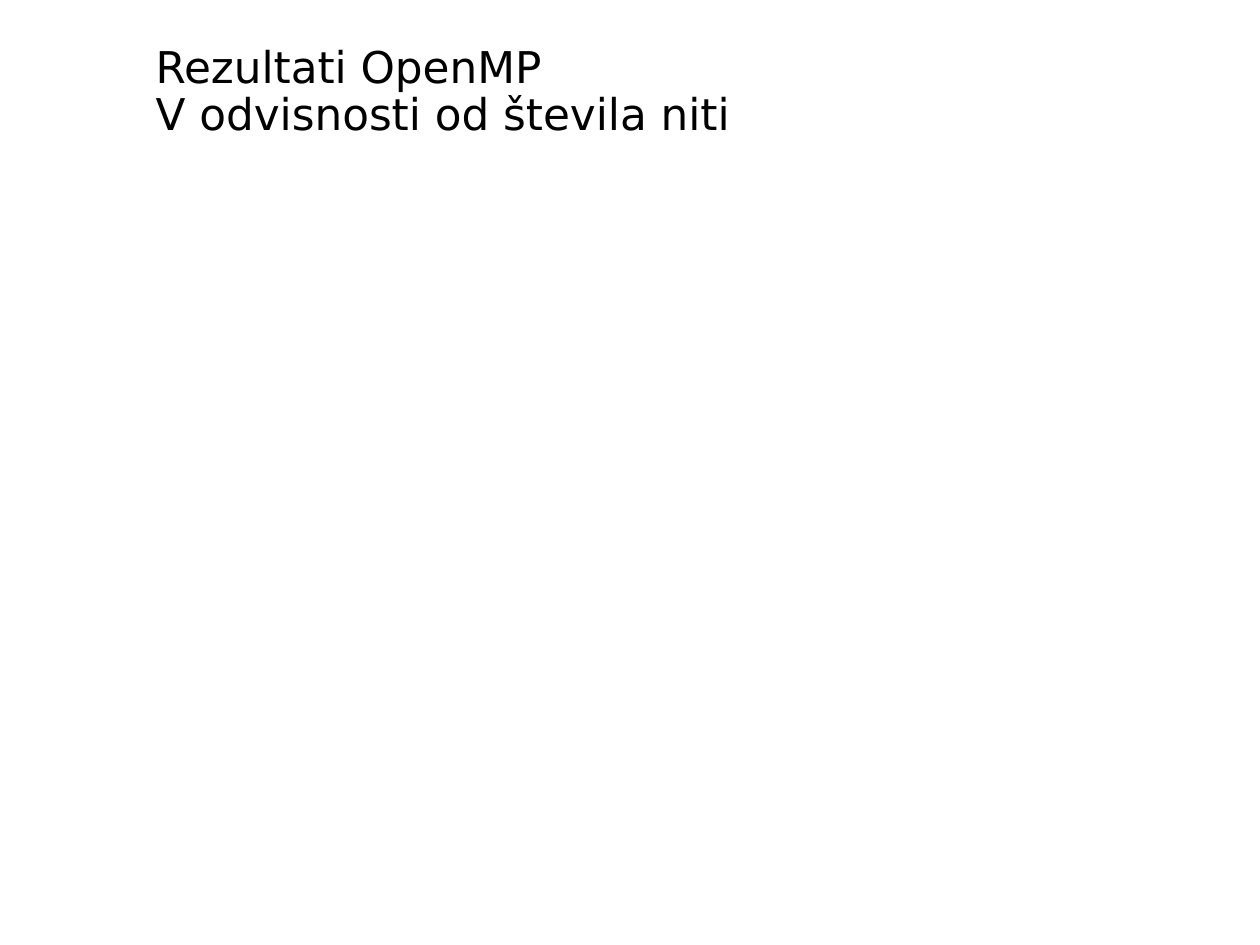
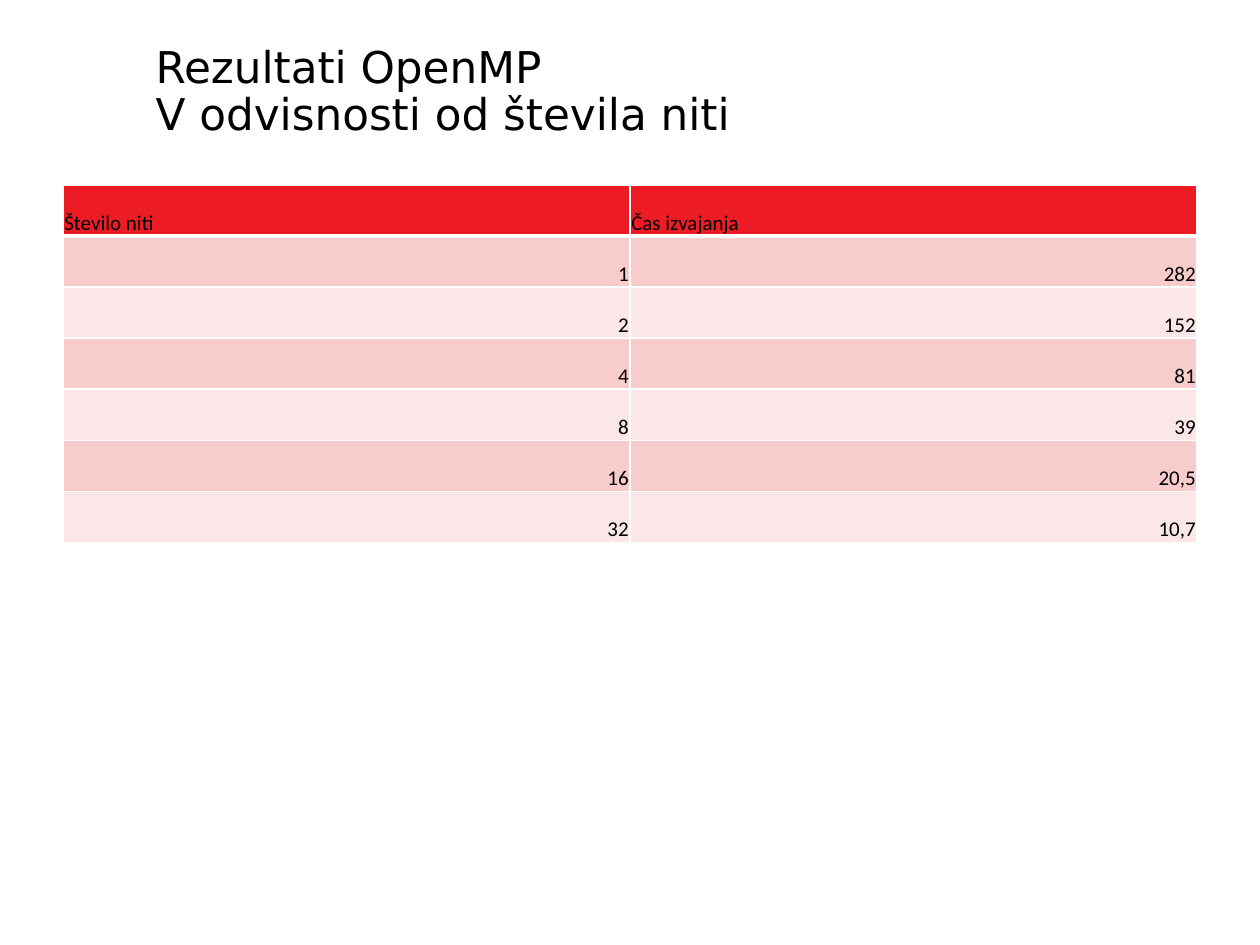
Before and after one commit to ph2355/heat-distribution, a slide deck: slide 12 of presentation.pptx. Drawn at 1260x945 pixels with LibreOffice and Linux fonts; fonts in the diff are those of the drawing; background and template pictures are left out. Boxes give left, top, right and bottom in pixels: in the first picture for what was removed or moved away, otherwise in the second. Text is boxed around its words. In the diff, an @@ line names an element or a change of style, - is before the commit and + after.

```diff
--- a/presentation.pptx
+++ b/presentation.pptx
@@ table added at <box>63,185,1197,543</box>, 7 rows, 2 columns @@
+Število niti | Čas izvajanja
+1 | 282
+2 | 152
+4 | 81
+8 | 39
+16 | 20,5
+32 | 10,7
```
Also in this commit, not shown: 6 other slides changed, 3 other files.
